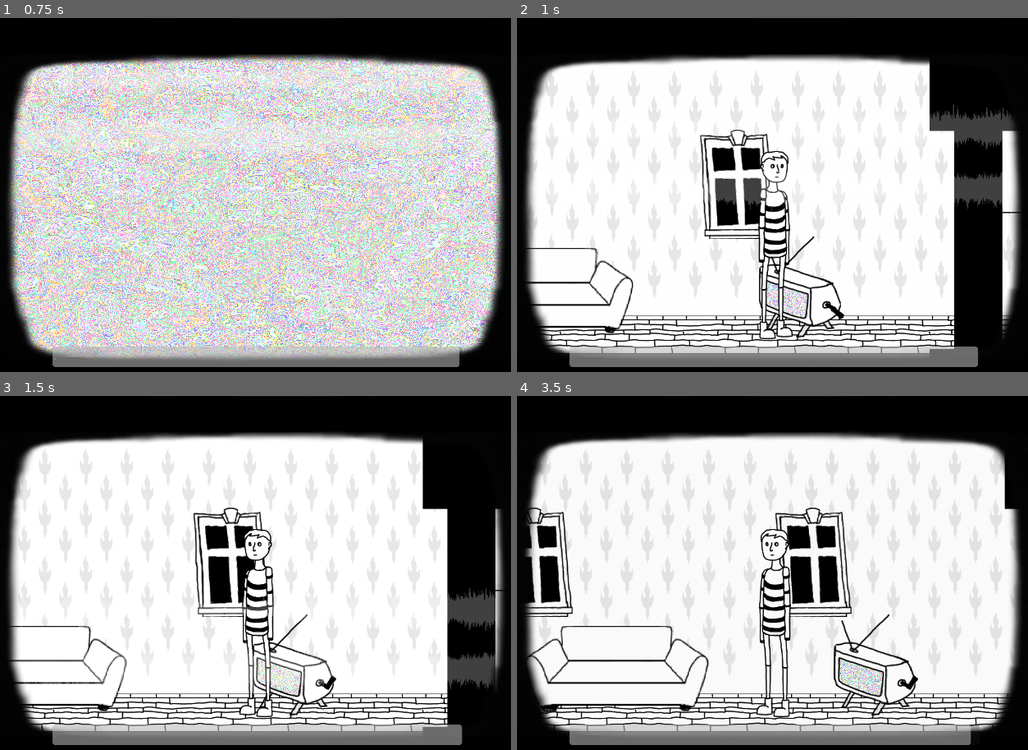
Above: before the commit, frames 1-4 (two rows, left to right).
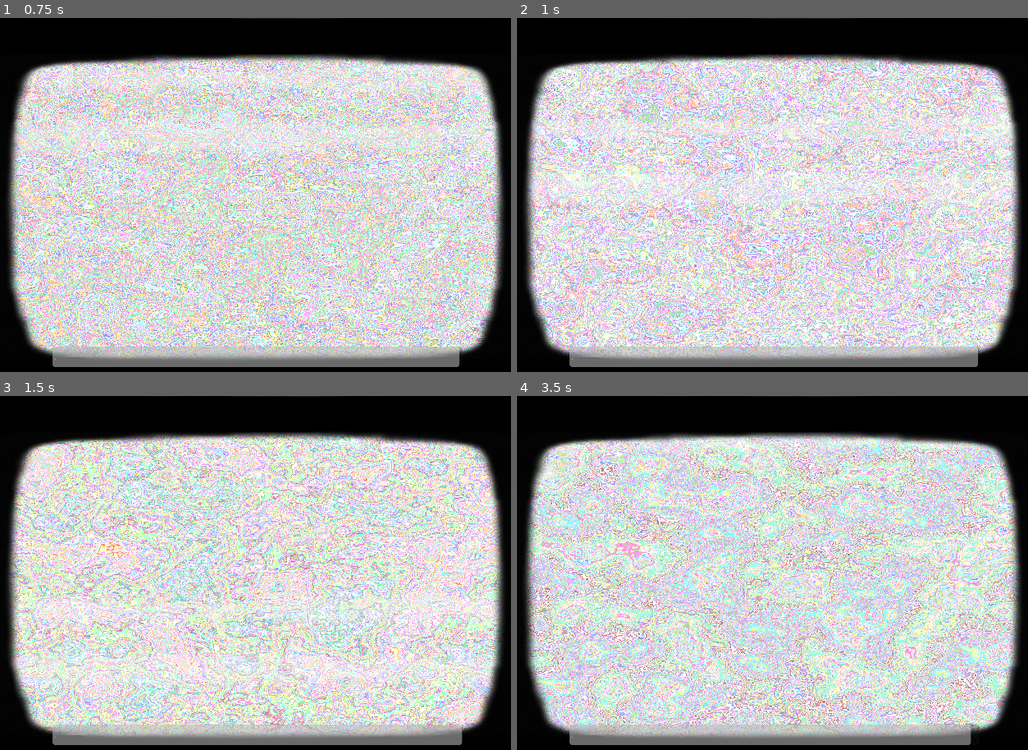
Above: after the commit, the same moments.

Repository: badzianga/booger-aids
Game: Godot game, scene res://scenes/house/house.tscn
Two runs of this game, one before a commit and one after it. Both use one fixed random seed, a clock stepped at 60 frames per second and the inputs below.
Inputs (mouse positions are in pixels of both pictures, inside the frame that each line leads up to):
- Up to frame 1 (0.75 s): tap Enter (ui_accept) at 0.5, 0.6 s; move the mouse to (347, 294) at 0.52 s; click (347, 294) at 0.67 s
- Up to frame 2 (1 s): tap Enter (ui_accept) at 0.77 s
- Up to frame 3 (1.5 s): tap Enter (ui_accept) at 1.07 s; move the mouse to (127, 597) at 1.27 s; click (127, 597) at 1.35 s
- Up to frame 4 (3.5 s): tap Enter (ui_accept) at 1.52, 1.55, 1.82, 2.1, 3.02, 3.05, 3.32 s; move the mouse to (838, 498) at 2.02 s; click (838, 498) at 2.17 s; move the mouse to (741, 654) at 2.77 s; click (741, 654) at 2.85 s

Frame 1 is identical in both runs. In frame 2, 62% of the frame differs, in the area x 1-99%, y 10-97%; in frame 3, 65%; in frame 4, 66%.

Commit message:
Increase noising time

Diff:
--- a/singletons/tv_layer.gd
+++ b/singletons/tv_layer.gd
@@ -11,7 +11,7 @@
 # TODO: temporary for testing purposes
 func _physics_process(delta: float) -> void:
 	if Input.is_action_just_pressed("ui_accept"):
-		enable_noise(randf_range(0.1, 0.4))
+		enable_noise(randf_range(0.2, 0.5))
 	funny_noise.position.y += delta * 400
 	if funny_noise.position.y >= 1000:
 		funny_noise.position.y = -250
